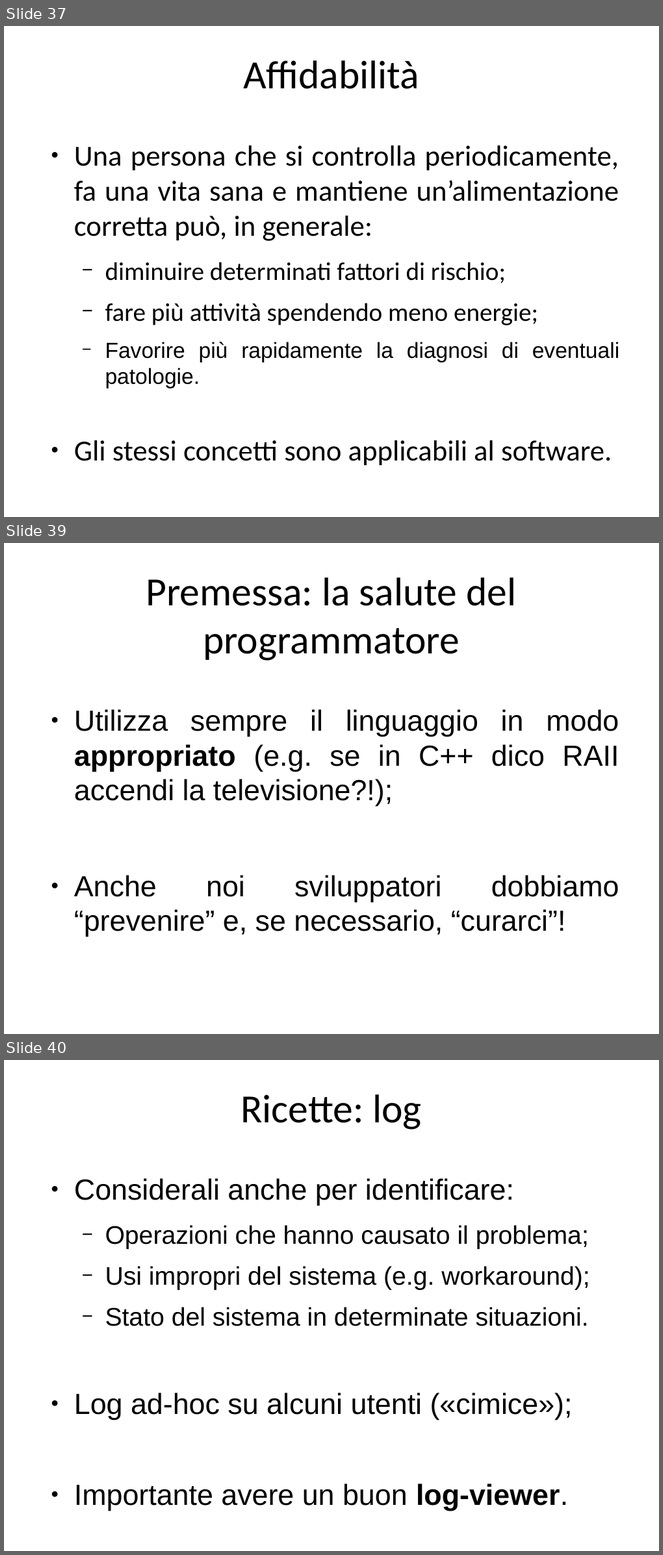
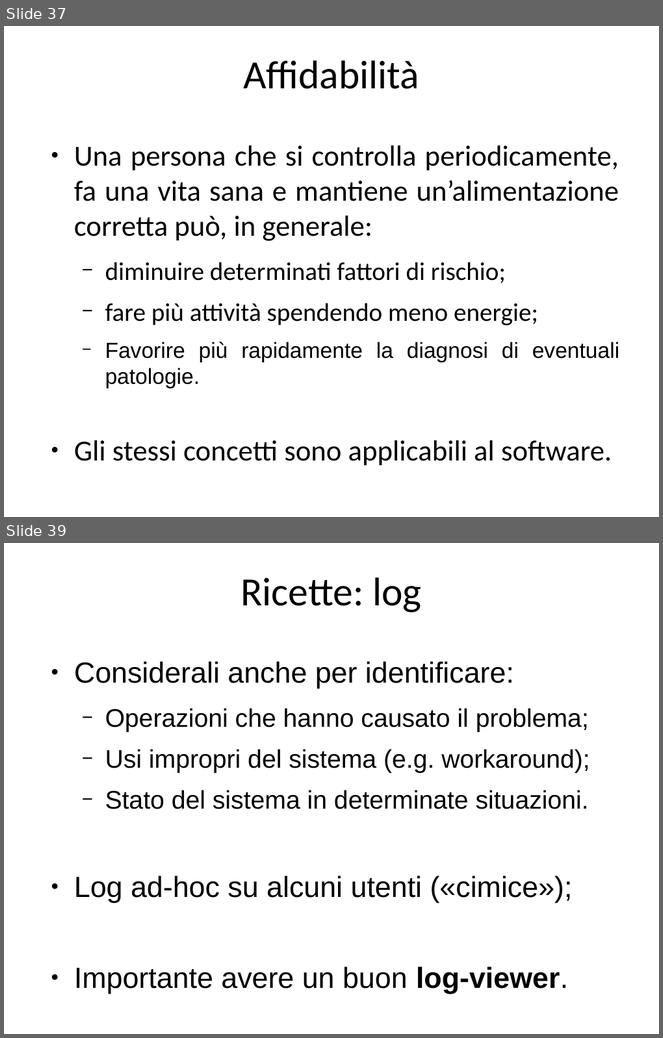
Before and after one commit to rramirez-tec-mx/Repo, a slide deck: La salute del software.odp. Shown one above the other, each under a label of ours: slides 37, 39 and 40 before the commit, slides 37 and 39 after it; the slides between them are not shown. The pictures are 663x1555 and 663x1038 pixels, drawn with LibreOffice and Linux fonts; fonts in the diff are those of the drawing. Boxes give left, top, right and bottom in pixels: in the first picture for what was removed or moved away, otherwise in the second. Text is boxed around its words. In the diff, an @@ line names an element or a change of style, - is before the commit and + after.

```diff
--- a/La salute del software.odp
+++ b/La salute del software.odp
@@ slide 39 removed at [4,543,659,1034], background #FFFFFF @@
@@ title removed at [146,577,516,661] @@
-Premessa: la salute del programmatore
@@ text removed at [74,709,620,937] @@
-● Utilizza sempre il linguaggio in modo appropriato (e.g. se in C++ dico RAII accendi la televisione?!);
-● Anche noi sviluppatori dobbiamo “prevenire” e, se necessario, “curarci”!
@@ what was slide 40 is now slide 39 @@
```
Also in this commit, not shown: 3 slides changed.
